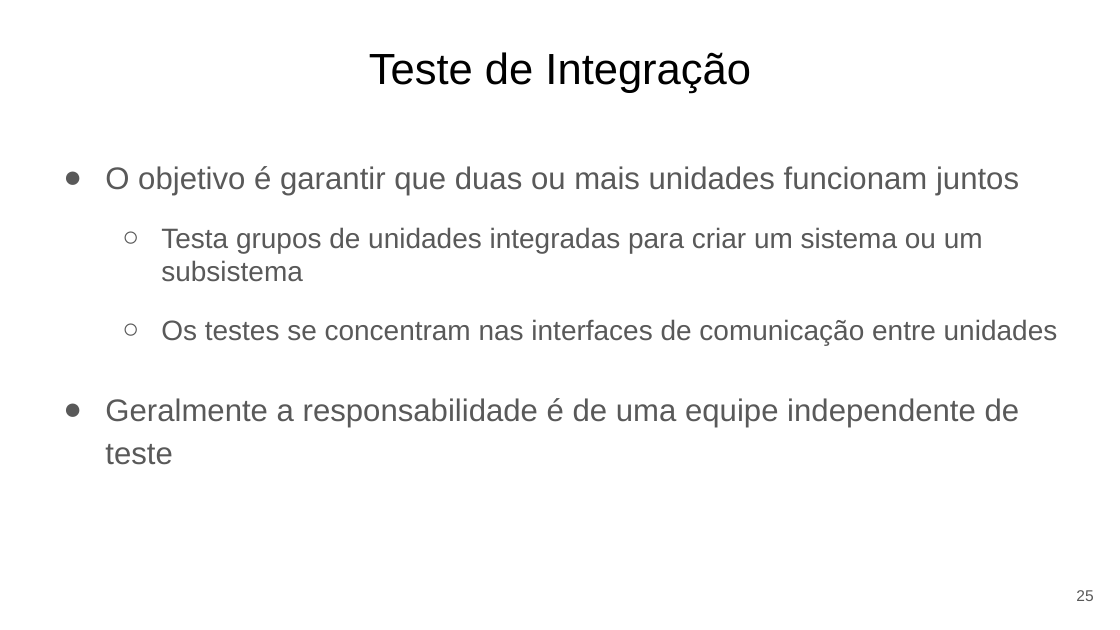
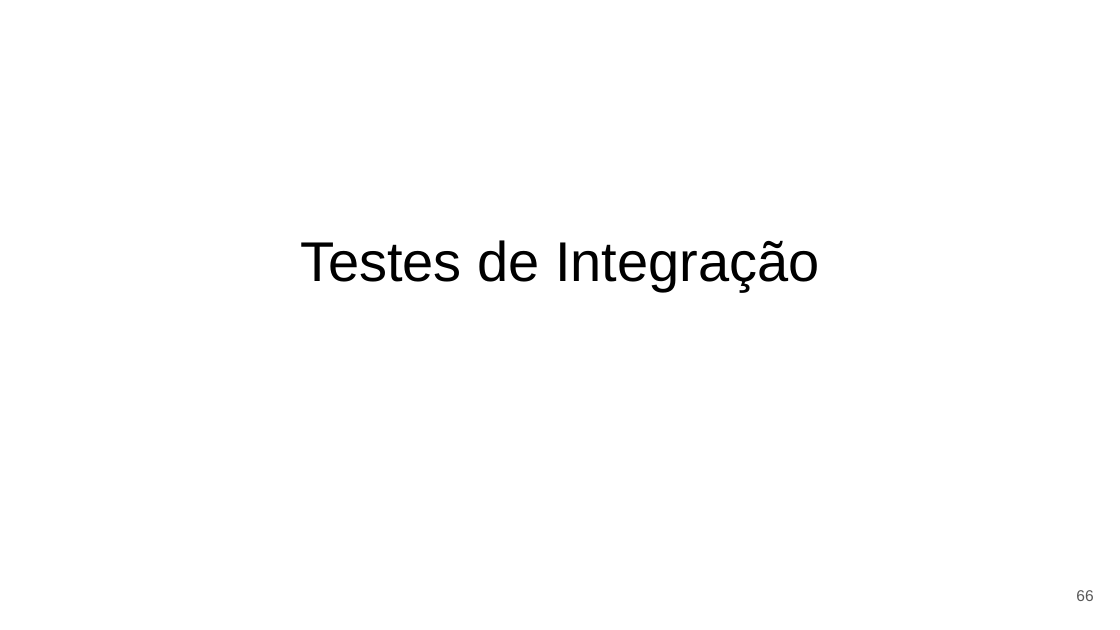
Before and after one commit to eduardocunha11/firstblog, a slide deck: slide 66 of aulas/gsi526/aula9-testes.pptx (slide 25 before the commit). Drawn at 1120x630 pixels with LibreOffice and Linux fonts; fonts in the diff are those of the drawing. Boxes give left, top, right and bottom in pixels: in the first picture for what was removed or moved away, otherwise in the second. Text is boxed around its words. In the diff, an @@ line names an element or a change of style, - is before the commit and + after.

Commit message:
aula sobre testes de software

```diff
--- a/aulas/gsi526/aula9-testes.pptx
+++ b/aulas/gsi526/aula9-testes.pptx
@@ text removed at box(105, 166, 1058, 465) @@
-● O objetivo é garantir que duas ou mais unidades funcionam juntos
-  ○ Testa grupos de unidades integradas para criar um sistema ou um subsistema
-  ○ Os testes se concentram nas interfaces de comunicação entre unidades
-● Geralmente a responsabilidade é de uma equipe independente de teste
@@ title "Testes de Integração" at box(300, 240, 819, 291): vertical alignment top to middle @@
@@ title at box(300, 240, 819, 291): text changed; size 28 to 36 pt @@
-Teste de Integração
+Testes de Integração
@@ page number at box(1076, 590, 1093, 601): text changed @@
-25
+66
```
Also in this commit, not shown: 5 other slides changed, 73 slides added, 26 slides removed, 1 other file.
